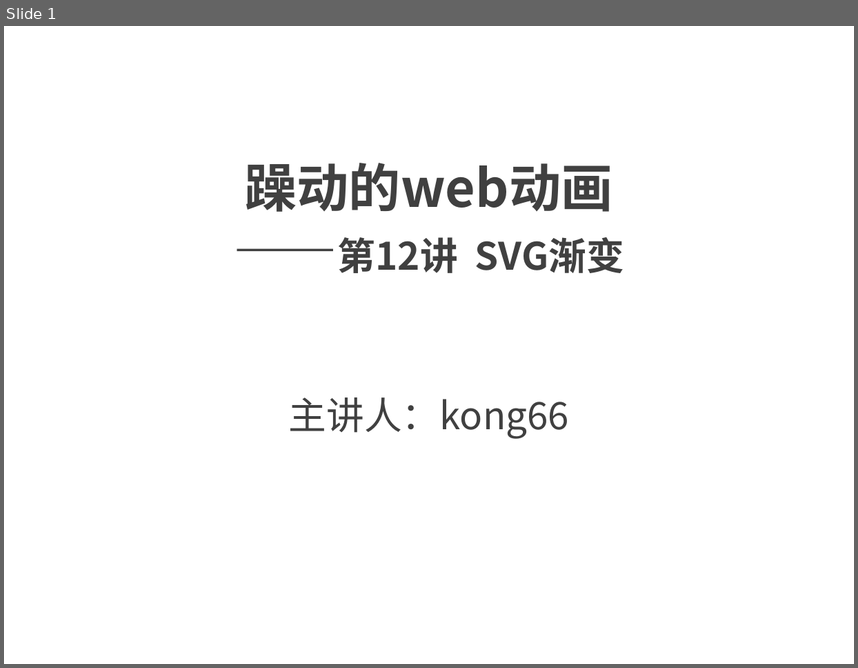
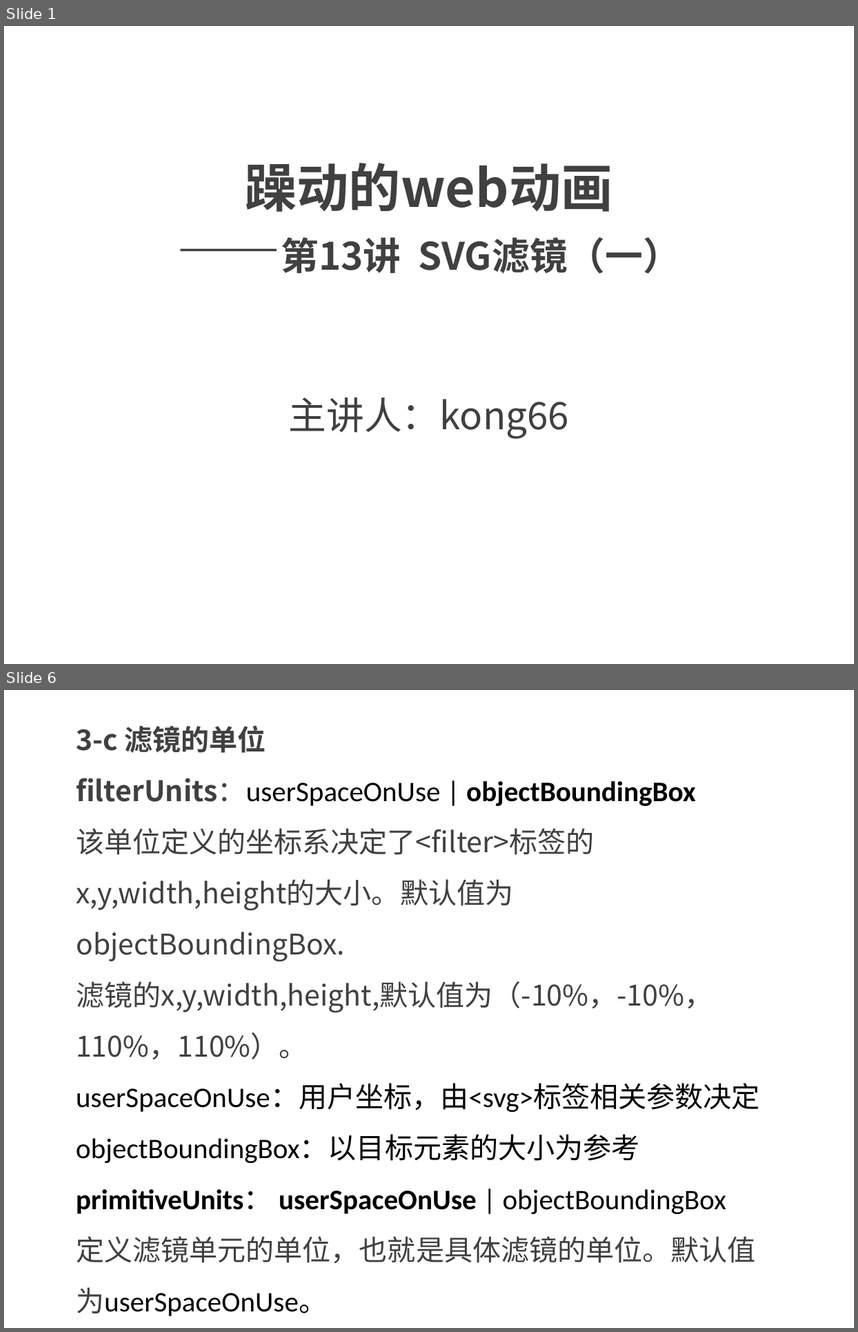
Before and after one commit to kong66/webAni, a slide deck: 13-svg-filter1/svg-filter-1.pptx. Shown one above the other, each under a label of ours: slide 1 before the commit, slides 1 and 6 after it; the slides between them are not shown. The pictures are 858x668 and 858x1332 pixels, drawn with LibreOffice and Linux fonts; fonts in the diff are those of the drawing. Boxes give left, top, right and bottom in pixels: in the first picture for what was removed or moved away, otherwise in the second. Text is boxed around its words. In the diff, an @@ line names an element or a change of style, - is before the commit and + after.

Commit message:
filter1

```diff
--- a/13-svg-filter1/svg-filter-1.pptx
+++ b/13-svg-filter1/svg-filter-1.pptx
@@ slide 6 added at box(4, 690, 854, 1328), background #FFFFFF @@
@@ text added at box(76, 725, 760, 1316), 24 pt, text #000000 @@
+3-c 滤镜的单位
+filterUnits：userSpaceOnUse | objectBoundingBox
+该单位定义的坐标系决定了<filter>标签的x,y,width,height的大小。默认值为objectBoundingBox.
+滤镜的x,y,width,height,默认值为（-10%，-10%，110%，110%）。
+userSpaceOnUse：用户坐标，由<svg>标签相关参数决定
+objectBoundingBox：以目标元素的大小为参考
+primitiveUnits： userSpaceOnUse | objectBoundingBox
+定义滤镜单元的单位，也就是具体滤镜的单位。默认值为userSpaceOnUse。
@@ slide 1 changed as well @@
@@ title at box(245, 163, 681, 274): text changed; size 44 to 32 pt @@
-躁动的web动画
-——第12讲 SVG渐变
+躁动的web动画
+——第13讲 SVG滤镜（一）
```
Also in this commit, not shown: 2 other slides changed, 12 other slides added, 15 slides removed, 2 other files.
